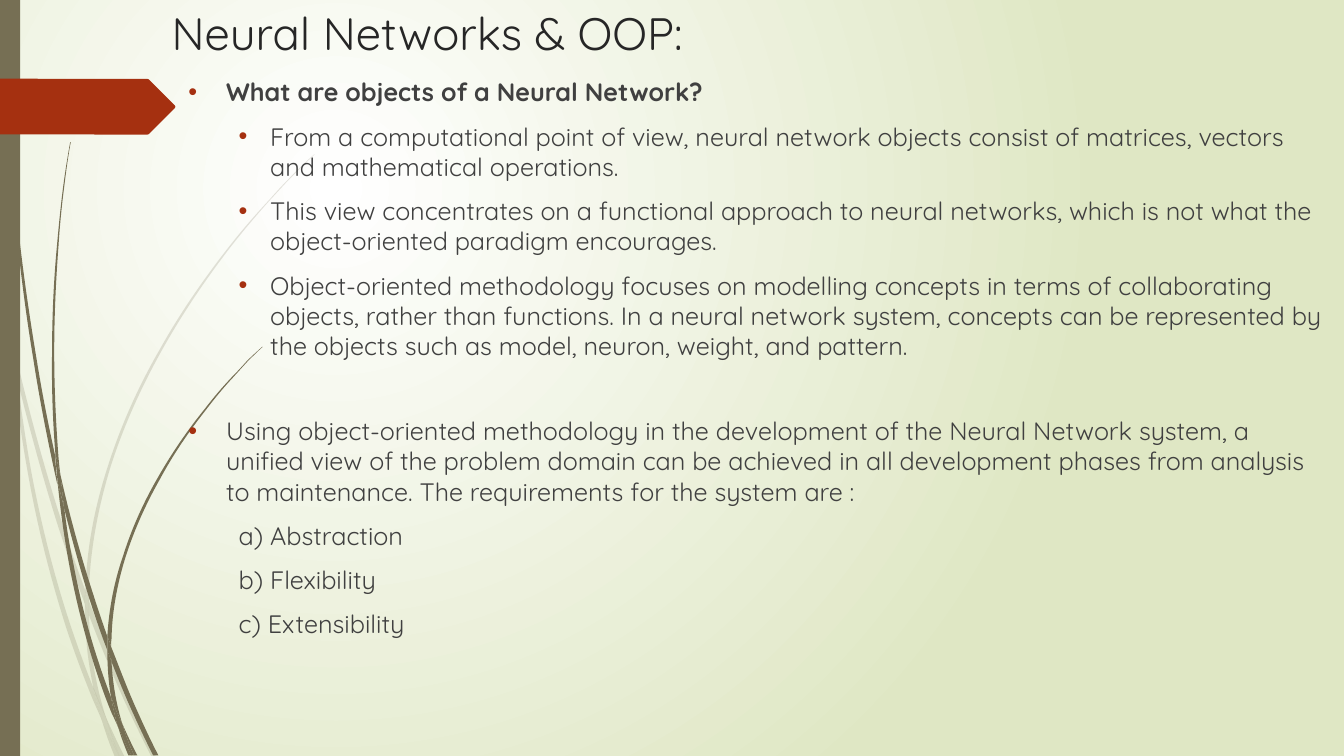
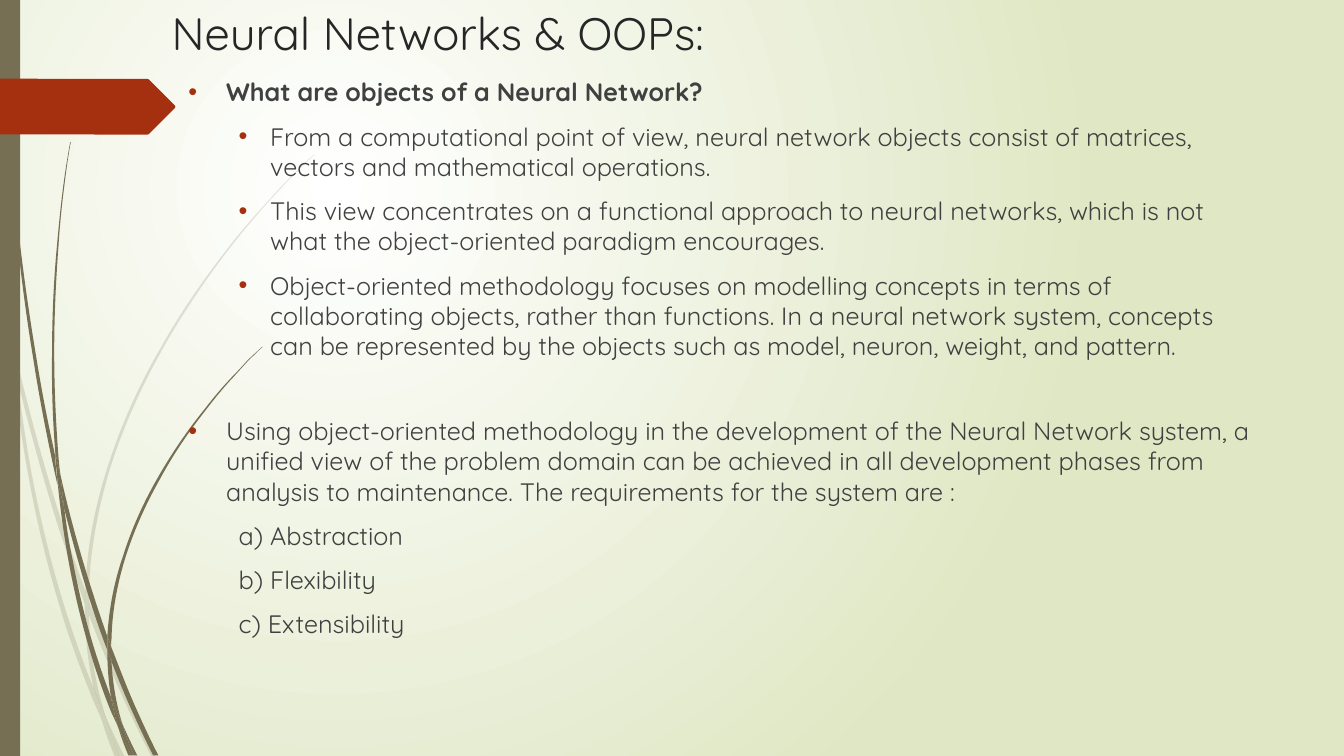
Before and after one commit to DivJAth/OOADPytorch, a slide deck: slide 15 of Grad_Presentation.pptx (slide 16 before the commit). Drawn at 1344x756 pixels with LibreOffice and Linux fonts; fonts in the diff are those of the drawing. Boxes give left, top, right and bottom in pixels: in the first picture for what was removed or moved away, otherwise in the second. Text is boxed around its words. In the diff, an @@ line names an element or a change of style, - is before the commit and + after.

```diff
--- a/Grad_Presentation.pptx
+++ b/Grad_Presentation.pptx
@@ title at (172,16,704,51): text changed @@
-Neural Networks & OOP:
+Neural Networks & OOPs:
@@ text "What are objects of a ..." rewrapped from (226,82,1321,638) to (226,82,1249,638) @@
```
Also in this commit, not shown: 11 other slides changed, 2 slides added, 3 slides removed.
